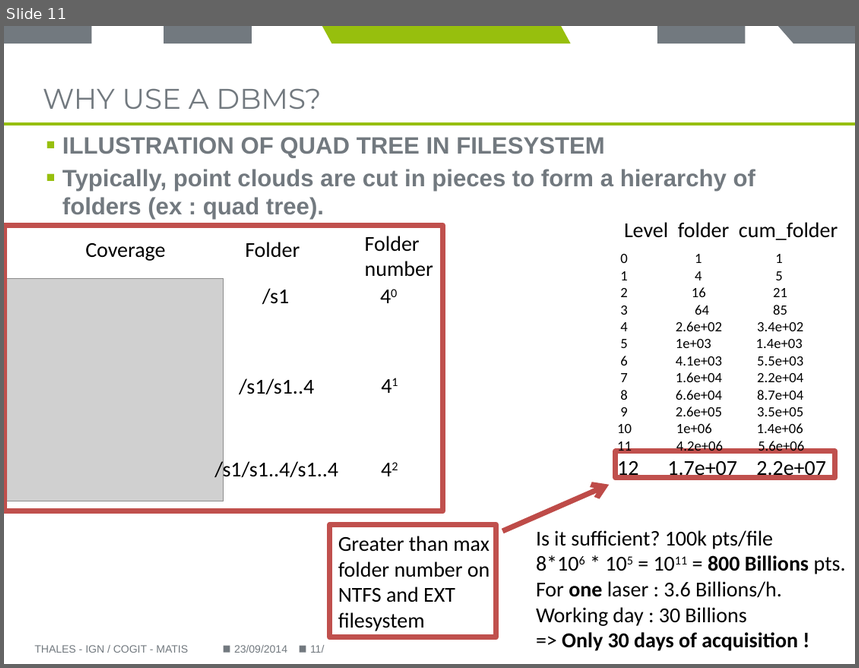
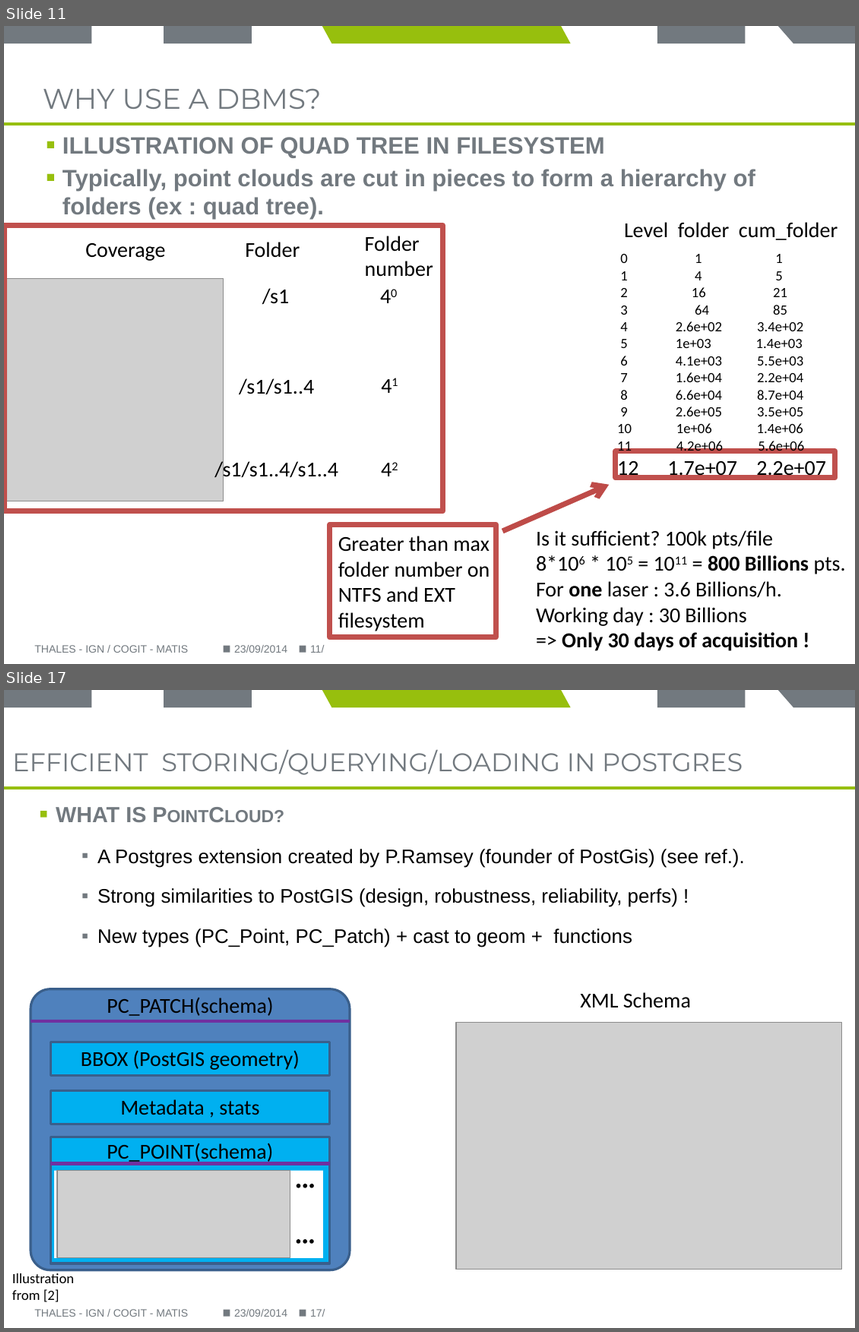
Before and after one commit to Remi-C/Postgres_Day_2014_10_RemiC, a slide deck: presentation/presentation_RCura.pptx. Shown one above the other, each under a label of ours: slide 11 before the commit, slides 11 and 17 after it; the slides between them are not shown. The pictures are 859x668 and 859x1332 pixels, drawn with LibreOffice and Linux fonts; fonts in the diff are those of the drawing; grey boxes stand for pictures; background and template pictures are left out. Boxes give left, top, right and bottom in pixels: in the first picture for what was removed or moved away, otherwise in the second. Text is boxed around its words. In the diff, an @@ line names an element or a change of style, - is before the commit and + after.

Commit message:
wirtten up to efficient storage

```diff
--- a/presentation/presentation_RCura.pptx
+++ b/presentation/presentation_RCura.pptx
@@ slide 17 added at [4,690,855,1328], background #FFFFFF; not listed: 8 template elements that a slide beside it also shows @@
@@ title added at [12,750,743,775], 21.6 pt, text #72797F @@
+EFFICIENT STORING/QUERYING/LOADING IN POSTGRES
@@ text added at [56,807,745,948], 16.6 pt, text #000000 @@
+▪ WHAT IS PointCloud?
+  ▪ A Postgres extension created by P.Ramsey (founder of PostGis) (see ref.).
+  ▪ Strong similarities to PostGIS (design, robustness, reliability, perfs) !
+  ▪ New types (PC_Point, PC_Patch) + cast to geom + functions
@@ rounded rectangle added at [31,989,350,1271], fill #4F81BD, outline #3A5F8C 2 pt @@
@@ text added at [107,997,273,1016], 18 pt, text #000000 @@
+PC_PATCH(schema)
@@ text added at [580,992,691,1008], 18 pt, text #000000 @@
+XML Schema
@@ line added from (31, 1021) to (350, 1021), #7030A0 3 pt @@
@@ picture added at [456,1023,842,1270] @@
@@ rectangle added at [51,1043,330,1075], fill #00B0F0, outline #3A5F8C 2 pt @@
@@ text added at [81,1050,300,1070], 18 pt, text #000000 @@
+BBOX (PostGIS geometry)
@@ rectangle added at [51,1091,330,1124], fill #00B0F0, outline #3A5F8C 2 pt @@
@@ text added at [120,1100,259,1116], 18 pt, text #000000 @@
+Metadata , stats
@@ rectangle added at [51,1138,330,1264], fill #00B0F0, outline #3A5F8C 2 pt @@
@@ text added at [107,1143,273,1164], 18 pt, text #000000 @@
+PC_POINT(schema)
@@ line added from (51, 1164) to (330, 1164), #7030A0 3 pt @@
@@ rectangle added at [54,1171,323,1258], fill #FFFFFF @@
@@ picture added at [58,1171,290,1258] @@
@@ ellipse added at [296,1184,300,1188], fill #000000 @@
@@ ellipse added at [303,1184,307,1188], fill #000000 @@
@@ ellipse added at [310,1184,314,1188], fill #000000 @@
@@ ellipse added at [296,1240,300,1244], fill #000000 @@
@@ ellipse added at [303,1240,307,1244], fill #000000 @@
@@ ellipse added at [310,1240,314,1244], fill #000000 @@
@@ text added at [12,1274,74,1303], 12 pt, text #000000 @@
+Illustration
+from [2]
@@ text added at [34,1309,188,1317], 9 pt, text #72797F @@
+THALES - IGN / COGIT - MATIS
@@ text added at [234,1309,287,1317], 9 pt, text #72797F @@
+23/09/2014
@@ page number added at [310,1309,325,1317], 9 pt, text #72797F @@
+17/
```
Also in this commit, not shown: 17 slides changed, 4 other slides added.
